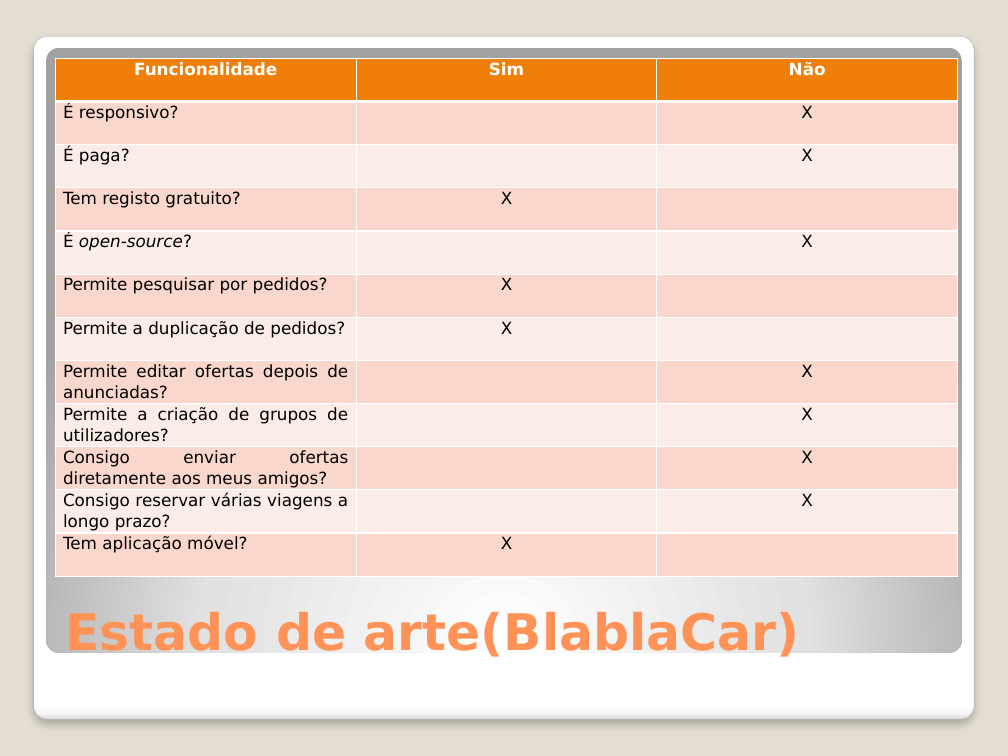
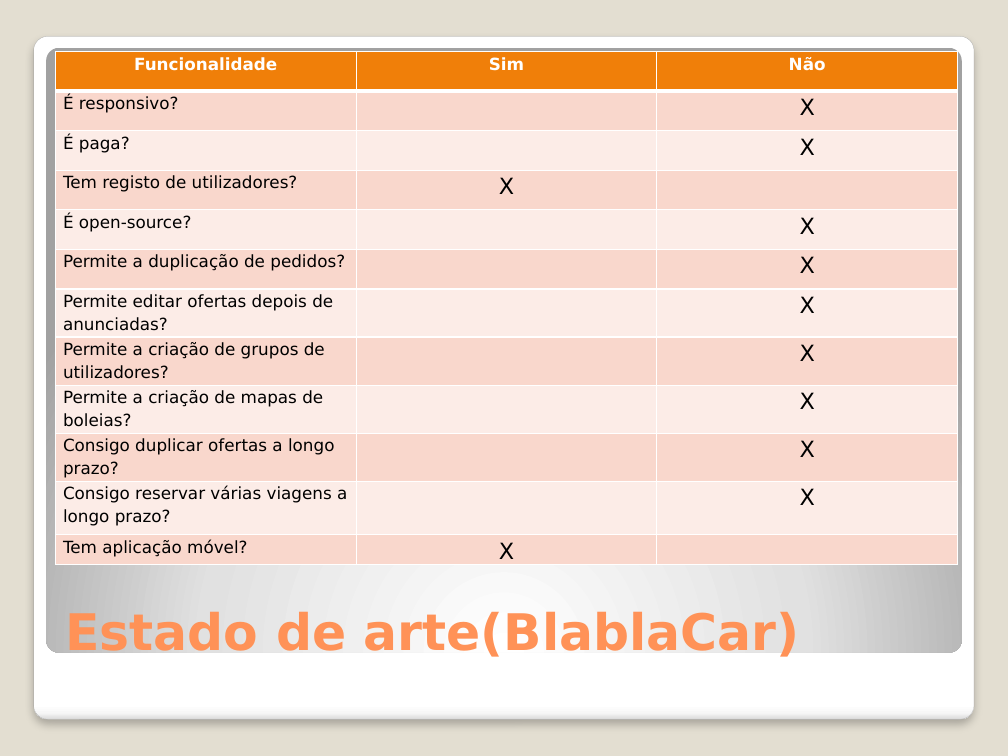
Before and after one commit to Vascomfortuna/Projeto-EI, a slide deck: slide 5 of actividades/Apresentação.pptx. Drawn at 1008x756 pixels with LibreOffice and Linux fonts; fonts in the diff are those of the drawing. Boxes give left, top, right and bottom in pixels: in the first picture for what was removed or moved away, otherwise in the second. Text is boxed around its words. In the diff, an @@ line names an element or a change of style, - is before the commit and + after.

```diff
--- a/actividades/Apresentação.pptx
+++ b/actividades/Apresentação.pptx
@@ table at [55,51,957,569] @@
-row 4, column 1: Tem registo gratuito?
+row 4, column 1: Tem registo de utilizadores?
-row 6: Permite pesquisar por pedidos? | X | 
-row 7: Permite a duplicação de pedidos? | X | 
+row 6: Permite a duplicação de pedidos? |  | X
-row 10: Consigo enviar ofertas diretamente aos meus amigos? |  | X
+row 9: Permite a criação de mapas de boleias? |  | X
+row 10: Consigo duplicar ofertas a longo prazo? |  | X
@@ size 12 to 16 pt in "X", "X", "X", "X" and 5 more places @@
@@ italic off in "open-source?" @@
@@ line spacing 1.06 to 1.15 @@
@@ less space between paragraphs @@
@@ alignment justified to left @@
@@ table: place and size @@
-table at [55,58,957,577]
+table at [55,51,957,569]
```
Also in this commit, not shown: 6 other slides changed, 3 slides added, 1 slide removed, 14 other files.
